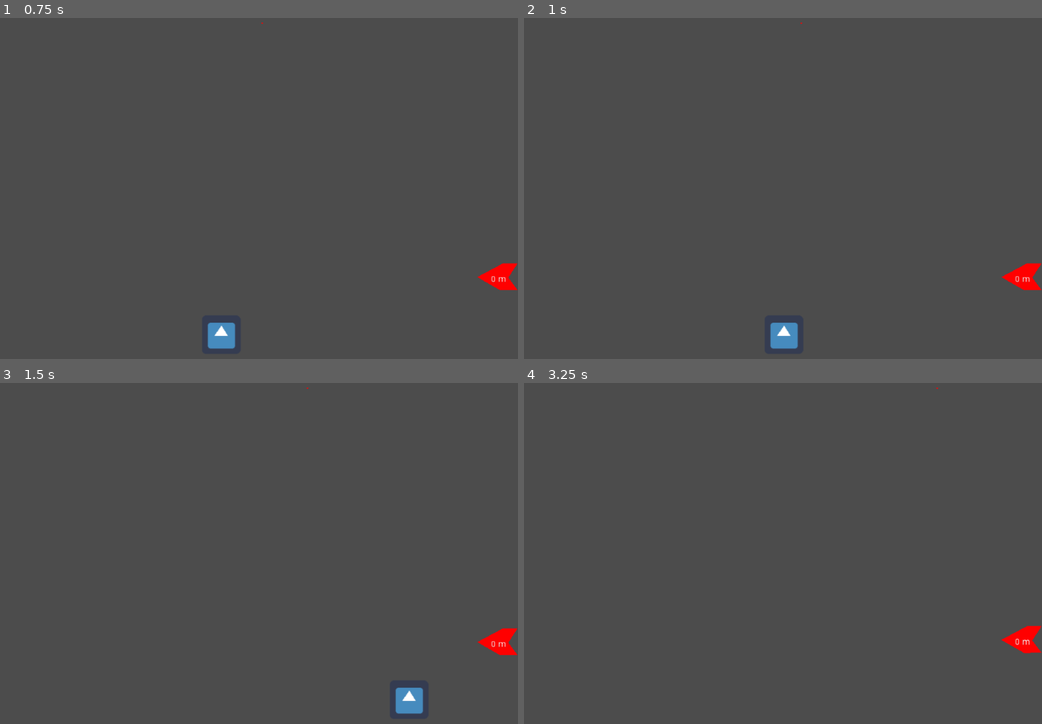
Above: before the commit, frames 1-4 (two rows, left to right).
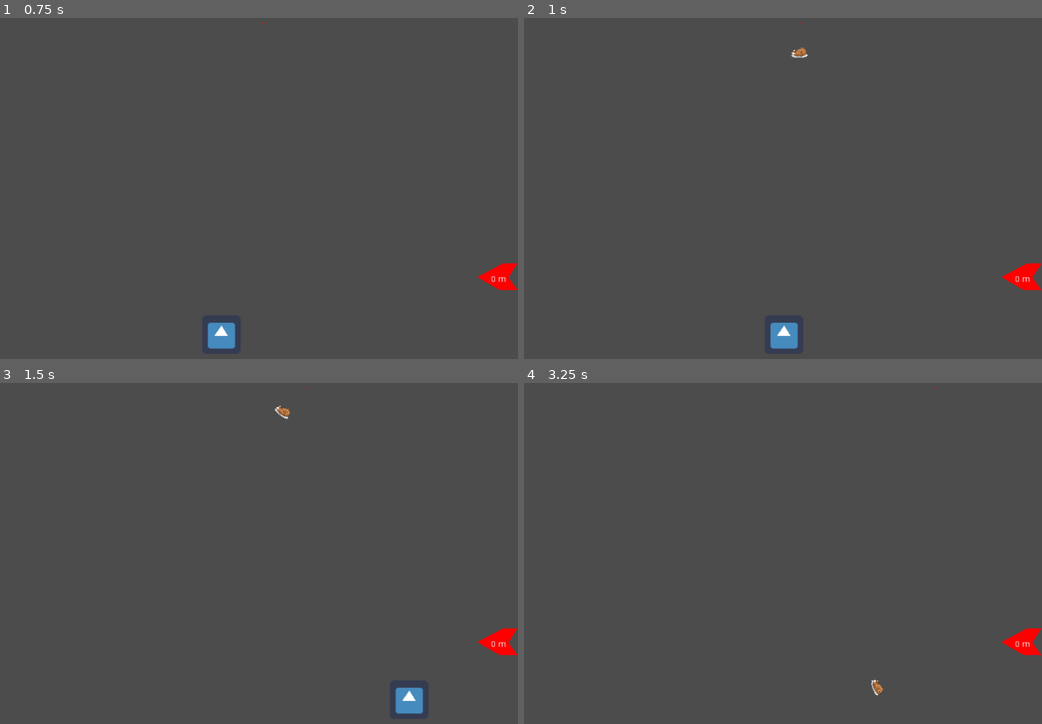
Above: after the commit, the same moments.

Repository: ludum-rlyeh/LD49-Unstable
Game: Godot game, scene res://Scenes/LevelTest.tscn
Same seed, same stepped clock (60 frames per second), same inputs: the game is played once before the commit and once after it. The engine's default icon, where the game draws it, is replaced by a stand-in: a white triangle on a blue panel in a dark square.
Inputs:
- Up to frame 1 (0.75 s): tap Enter (ui_accept) at 0.5 s; hold Right (ui_right) from 0.53 s (still down)
- Up to frame 2 (1 s): keep holding Right (ui_right); tap Enter (ui_accept) at 0.77 s
- Up to frame 3 (1.5 s): release Right (ui_right) at 1.28 s; hold Down (ui_down) from 1.28 s (still down)
- Up to frame 4 (3.25 s): tap Enter (ui_accept) at 1.52, 3.02 s; release Down (ui_down) at 2.03 s; hold Right (ui_right) from 2.03 s (still down)

Frame 1 is identical in both runs. In frame 2, less than 0.1% of the frame differs, in the area x 51-55%, y 8-12%; in frame 3, less than 0.1%; in frame 4, 0.3%, in the area x 67-100%, y 71-92%.

Commit message:
apply graphics

Diff:
--- /dev/null
+++ b/Scenes/FallingObjects/Altere.tscn
@@ -0,0 +1,17 @@
+[gd_scene load_steps=3 format=2]
+
+[ext_resource path="res://Scenes/FallingObject.tscn" type="PackedScene" id=1]
+[ext_resource path="res://Assets/Objects/halter.png" type="Texture" id=2]
+
+[node name="Altere" instance=ExtResource( 1 )]
+mass = 15.0
+
+[node name="Sprite" type="Sprite" parent="." index="0"]
+position = Vector2( 4.76221, 1.48819 )
+scale = Vector2( 0.07, 0.07 )
+texture = ExtResource( 2 )
+
+[node name="CollisionPolygon2D" parent="." index="1"]
+position = Vector2( 0.479301, 12.4309 )
+scale = Vector2( 1.41881, 1.65025 )
+polygon = PoolVector2Array( -18.6281, -6.04775, -13.0752, -13.7944, -10.5083, -13.7944, -9.56537, -7.53404, 11.2842, -7.39892, 12.9605, -14.8754, 15.8941, -14.7853, 19.9278, -6.04775, 16.2608, 2.50964, 12.1747, 2.28444, 11.127, -5.14697, -9.51298, -5.50729, -10.5607, 2.82491, -12.5514, 3.00507 )
--- /dev/null
+++ b/Scenes/FallingObjects/Armoire.tscn
@@ -0,0 +1,17 @@
+[gd_scene load_steps=3 format=2]
+
+[ext_resource path="res://Scenes/FallingObject.tscn" type="PackedScene" id=1]
+[ext_resource path="res://Assets/Objects/Armoire.png" type="Texture" id=2]
+
+[node name="Armoire" instance=ExtResource( 1 )]
+mass = 17.26
+
+[node name="Sprite" type="Sprite" parent="." index="0"]
+position = Vector2( 4.76221, 1.48819 )
+scale = Vector2( 0.1, 0.1 )
+texture = ExtResource( 2 )
+
+[node name="CollisionPolygon2D" parent="." index="1"]
+position = Vector2( 0.479301, 12.4309 )
+scale = Vector2( 1.41881, 1.65025 )
+polygon = PoolVector2Array( -18.2279, 19.9835, -27.3184, -40.0761, 0.652253, -42.2404, 29.9515, -39.8356, 18.3398, 19.8874, 13.1418, 22.9172, -13.0245, 23.2202 )
--- /dev/null
+++ b/Scenes/FallingObjects/BasketBall.tscn
@@ -0,0 +1,25 @@
+[gd_scene load_steps=4 format=2]
+
+[ext_resource path="res://Scenes/FallingObject.tscn" type="PackedScene" id=1]
+[ext_resource path="res://Assets/Objects/BallonBasket.png" type="Texture" id=2]
+
+[sub_resource type="CircleShape2D" id=1]
+radius = 11.6663
+
+[node name="BasketBall" instance=ExtResource( 1 )]
+mass = 1.0
+
+[node name="Sprite" type="Sprite" parent="." index="0"]
+position = Vector2( -0.5, -1.593 )
+scale = Vector2( 0.03, 0.03 )
+texture = ExtResource( 2 )
+
+[node name="CollisionPolygon2D" parent="." index="1"]
+visible = false
+position = Vector2( 0.479301, 12.4309 )
+scale = Vector2( 1.41881, 1.65025 )
+polygon = PoolVector2Array( -11.6149, 2.16276, -13.5924, -11.8893, -0.760855, -14.1739, 12.8399, -13.242, 10.9519, 1.93821 )
+disabled = true
+
+[node name="CollisionShape2D" type="CollisionShape2D" parent="." index="2"]
+shape = SubResource( 1 )
--- /dev/null
+++ b/Scenes/FallingObjects/Cafetiere.tscn
@@ -0,0 +1,27 @@
+[gd_scene load_steps=4 format=2]
+
+[ext_resource path="res://Scenes/FallingObject.tscn" type="PackedScene" id=1]
+[ext_resource path="res://Assets/Objects/cafetiere.png" type="Texture" id=2]
+
+[sub_resource type="CapsuleShape2D" id=1]
+radius = 7.87658
+height = 8.19114
+
+[node name="Cafetiere" instance=ExtResource( 1 )]
+mass = 3.0
+
+[node name="Sprite" type="Sprite" parent="." index="0"]
+position = Vector2( 0, -1.19209e-07 )
+scale = Vector2( 0.04, 0.04 )
+texture = ExtResource( 2 )
+
+[node name="CollisionPolygon2D" parent="." index="1"]
+visible = false
+position = Vector2( 0.479301, 12.4309 )
+scale = Vector2( 1.41881, 1.65025 )
+polygon = PoolVector2Array( -18.6281, -6.04775, -13.0752, -13.7944, -9.6773, -13.004, -9.56537, -7.53404, 11.2842, -7.39892, 12.9605, -14.8754, 15.8941, -14.7853, 19.9278, -6.04775, 16.2608, 2.50964, 12.1747, 2.28444, 11.127, -5.14697, -9.51298, -5.50729, -10.5607, 2.82491, -12.5514, 3.00507 )
+disabled = true
+
+[node name="CollisionShape2D" type="CollisionShape2D" parent="." index="2"]
+position = Vector2( 1.52412, 0 )
+shape = SubResource( 1 )
--- /dev/null
+++ b/Scenes/FallingObjects/Casserole.tscn
@@ -0,0 +1,17 @@
+[gd_scene load_steps=3 format=2]
+
+[ext_resource path="res://Scenes/FallingObject.tscn" type="PackedScene" id=1]
+[ext_resource path="res://Assets/Objects/Casserole.png" type="Texture" id=2]
+
+[node name="Casserole" instance=ExtResource( 1 )]
+mass = 3.0
+
+[node name="Sprite" type="Sprite" parent="." index="0"]
+position = Vector2( 0, -1.19209e-07 )
+scale = Vector2( 0.025, 0.025 )
+texture = ExtResource( 2 )
+
+[node name="CollisionPolygon2D" parent="." index="1"]
+position = Vector2( 0, 12.5886 )
+scale = Vector2( 1.41881, 1.65025 )
+polygon = PoolVector2Array( -3.57372, -9.58781, 0.204602, -10.7025, 8.65025, -15.2248, 9.6504, -14.6197, 1.46404, -10.2248, 3.09391, -6.62601, -1.31413, -4.52409, -5.79626, -3.82345, -7.01865, -7.23111 )
--- a/Scenes/FallingObjects/Chaise.tscn
+++ b/Scenes/FallingObjects/Chaise.tscn
@@ -1,10 +1,16 @@
-[gd_scene load_steps=2 format=2]
+[gd_scene load_steps=3 format=2]
 
 [ext_resource path="res://Scenes/FallingObject.tscn" type="PackedScene" id=1]
+[ext_resource path="res://Assets/Objects/ChaiseBois.png" type="Texture" id=2]
 
 [node name="Chaise" instance=ExtResource( 1 )]
 mass = 0.31
 
 [node name="CollisionPolygon2D" parent="." index="0"]
 position = Vector2( 0, 16 )
-polygon = PoolVector2Array( -15.7895, 5.82649, -15.7895, -17.0879, 13.6419, -16.8777, 14.0623, -44.6273, 16.3748, -44.6273, 16.1646, 6.24694, 12.3805, 6.03672, 12.801, -13.7243, -12.8464, -13.7243, -12.8464, 5.19582 )
+polygon = PoolVector2Array( -15.1243, 4.32675, -14.8883, -56.1402, -8.28122, -56.3172, -8.04526, -18.8572, 15.1387, -19.0931, 15.2566, 3.79582, 7.76463, 3.85482, 7.76463, -13.6659, -7.86829, -13.6069, -7.57333, 4.26776 )
+
+[node name="ChaiseBois" type="Sprite" parent="." index="1"]
+position = Vector2( 0, -9.91125 )
+scale = Vector2( 0.05, 0.05 )
+texture = ExtResource( 2 )
--- /dev/null
+++ b/Scenes/FallingObjects/Frigo.tscn
@@ -0,0 +1,17 @@
+[gd_scene load_steps=3 format=2]
+
+[ext_resource path="res://Scenes/FallingObject.tscn" type="PackedScene" id=1]
+[ext_resource path="res://Assets/Objects/frigo.png" type="Texture" id=2]
+
+[node name="Frigo" instance=ExtResource( 1 )]
+mass = 17.26
+
+[node name="Sprite" type="Sprite" parent="." index="0"]
+position = Vector2( 4.76221, 1.48819 )
+scale = Vector2( 0.1, 0.1 )
+texture = ExtResource( 2 )
+
+[node name="CollisionPolygon2D" parent="." index="1"]
+position = Vector2( 0.479301, 12.4309 )
+scale = Vector2( 1.41881, 1.65025 )
+polygon = PoolVector2Array( -13.7417, 19.0494, -14.4227, 1.39419, -20.1067, -36.6028, 0.178839, -38.7778, 19.9442, -37.8781, 13.5112, 1.34123, 14.1275, 19.4548 )
--- /dev/null
+++ b/Scenes/FallingObjects/Poulet.tscn
@@ -0,0 +1,28 @@
+[gd_scene load_steps=4 format=2]
+
+[ext_resource path="res://Scenes/FallingObject.tscn" type="PackedScene" id=1]
+[ext_resource path="res://Assets/Objects/poulet.png" type="Texture" id=2]
+
+[sub_resource type="CapsuleShape2D" id=1]
+radius = 8.87068
+height = 9.12
+
+[node name="Poulet" instance=ExtResource( 1 )]
+mass = 1.0
+
+[node name="Sprite" type="Sprite" parent="." index="0"]
+position = Vector2( 0, -1.19209e-07 )
+scale = Vector2( 0.035, 0.035 )
+texture = ExtResource( 2 )
+
+[node name="CollisionPolygon2D" parent="." index="1"]
+visible = false
+position = Vector2( 0.479301, 12.4309 )
+scale = Vector2( 1.41881, 1.65025 )
+polygon = PoolVector2Array( -18.6281, -6.04775, -13.0752, -13.7944, -9.6773, -13.004, -9.56537, -7.53404, 11.2842, -7.39892, 12.9605, -14.8754, 15.8941, -14.7853, 19.9278, -6.04775, 16.2608, 2.50964, 12.1747, 2.28444, 11.127, -5.14697, -9.51298, -5.50729, -10.5607, 2.82491, -12.5514, 3.00507 )
+disabled = true
+
+[node name="CollisionShape2D" type="CollisionShape2D" parent="." index="2"]
+position = Vector2( -1.10665, 0 )
+rotation = 1.5708
+shape = SubResource( 1 )
--- a/Scenes/FallingObjects/Table.tscn
+++ b/Scenes/FallingObjects/Table.tscn
@@ -1,9 +1,15 @@
-[gd_scene load_steps=2 format=2]
+[gd_scene load_steps=3 format=2]
 
 [ext_resource path="res://Scenes/FallingObject.tscn" type="PackedScene" id=1]
+[ext_resource path="res://Assets/Objects/tablebois.png" type="Texture" id=2]
 
 [node name="Table" instance=ExtResource( 1 )]
 
-[node name="CollisionPolygon2D" parent="." index="0"]
+[node name="tablebois" type="Sprite" parent="." index="0"]
+position = Vector2( -4.76837e-07, 9.53674e-07 )
+scale = Vector2( 0.1, 0.1 )
+texture = ExtResource( 2 )
+
+[node name="CollisionPolygon2D" parent="." index="1"]
 position = Vector2( -24, 32 )
-polygon = PoolVector2Array( -68.3331, 9.41946, -68.0181, -36.5677, 116.56, -36.5677, 117.505, 11.6243, 110.891, 11.3093, 109.946, -29.0081, -61.0886, -29.0081, -61.0886, 8.7895 )
+polygon = PoolVector2Array( -33.2055, 25.9579, -32.6578, -44.2221, 80.6382, -44.4583, 80.6714, 25.8445, 65.6508, 25.8051, 58.68, 22.3983, 58.7502, -31.6202, -12.2773, -32.3789, -12.3858, 23.8014, -18.2459, 25.9111 )
--- a/Scenes/FallingObjects/Tele.tscn
+++ b/Scenes/FallingObjects/Tele.tscn
@@ -1,16 +1,22 @@
-[gd_scene load_steps=2 format=2]
+[gd_scene load_steps=3 format=2]
 
 [ext_resource path="res://Scenes/FallingObject.tscn" type="PackedScene" id=1]
+[ext_resource path="res://Assets/Objects/TV.png" type="Texture" id=2]
 
 [node name="FallingObject" instance=ExtResource( 1 )]
 mass = 4.29
 
-[node name="CollisionPolygon2D" parent="." index="0"]
+[node name="TV" type="Sprite" parent="." index="0"]
+position = Vector2( -4.76837e-07, 0 )
+scale = Vector2( 0.05, 0.05 )
+texture = ExtResource( 2 )
+
+[node name="CollisionPolygon2D" parent="." index="1"]
 position = Vector2( 0.479301, 12.4309 )
 scale = Vector2( 1.41881, 1.65025 )
-polygon = PoolVector2Array( -15.8238, -0.525303, -15.6663, -15.8018, 14.4143, -15.6444, 14.7293, -0.210323 )
+polygon = PoolVector2Array( -11.6149, 2.16276, -13.5924, -11.8893, -0.760855, -14.1739, 12.8399, -13.242, 10.9519, 1.93821 )
 
-[node name="CollisionPolygon2D2" type="CollisionPolygon2D" parent="." index="1"]
-position = Vector2( 1.36453, 14.2135 )
+[node name="CollisionPolygon2D2" type="CollisionPolygon2D" parent="." index="2"]
+position = Vector2( 2.38419e-07, 17.4442 )
 scale = Vector2( 1.59753, 1.81336 )
-polygon = PoolVector2Array( -7.84488, -20.9421, -0.442844, -15.3512, 6.48672, -21.0996, -0.442844, -15.9025 )
+polygon = PoolVector2Array( -10.1031, -21.1282, -2.64391, -15.2153, 2.32397, -15.2024, 10.0176, -21.5801, 1.79641, -15.538, 0.0199971, -15.6785, -0.243189, -24.2574, -0.555724, -15.6205, -2.18962, -15.538 )
--- a/Scenes/FallingObjects/lit.tscn
+++ b/Scenes/FallingObjects/lit.tscn
@@ -1,12 +1,17 @@
-[gd_scene load_steps=2 format=2]
+[gd_scene load_steps=3 format=2]
 
 [ext_resource path="res://Scenes/FallingObject.tscn" type="PackedScene" id=1]
+[ext_resource path="res://Assets/Objects/lit.png" type="Texture" id=2]
 
-[node name="FallingObject" instance=ExtResource( 1 )]
+[node name="Lit" instance=ExtResource( 1 )]
 mass = 8.19
 can_sleep = true
 
-[node name="CollisionPolygon2D" parent="." index="0"]
+[node name="lit" type="Sprite" parent="." index="0"]
+scale = Vector2( 0.08, 0.08 )
+texture = ExtResource( 2 )
+
+[node name="CollisionPolygon2D" parent="." index="1"]
 position = Vector2( -64, 32 )
 scale = Vector2( 1.19082, 1.03971 )
-polygon = PoolVector2Array( 10.4917, -30.352, 10.4917, -7.2686, 17.2097, -7.2686, 17.2097, -22.6575, 97.8265, -22.6575, 97.8265, -7.2686, 104.545, -7.2686, 104.545, -53.4353, 97.8265, -53.4353, 95, -43.75, 87.75, -40.75, 83.5, -34.25, 12, -34.5 )
+polygon = PoolVector2Array( 14.4093, -49.0331, 18.7185, -25.1742, 19.7866, -2.44071, 27.5018, -1.36962, 28.5186, -13.8678, 54.2632, -16.8366, 78.9475, -15.4872, 80.0668, -1.04762, 87.8432, -1.31752, 90.4943, -28.3748, 81.7163, -33.6378, 36.8252, -30.6689, 32.937, -39.778, 25.6908, -37.4164, 21.6569, -50.9611 )
